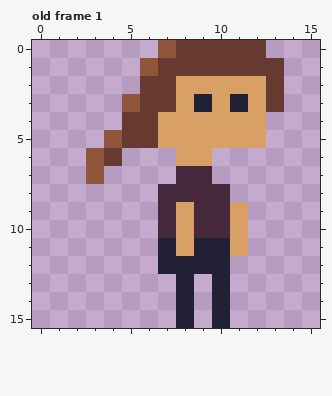
Edited in one commit: pixel-art file (assets/woman.aseprite). The picture above was drawn from the file before the commit.
16x16 pixels, 1 frame. Shown: old frame 1. The commit also changed other frames, which this record leaves out.
Now the later version:
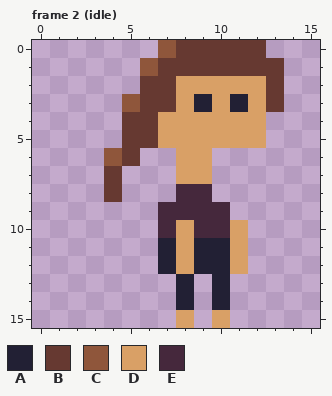
Palette (. is transparent): A #222034  B #663931  C #8f563b  D #d9a066  E #45283c
A new or re-ordered frame is compared with the old frame closest to it.
Message: Added a simple idle animation for the woman.
What changed:
frames 1 -> 3
Frame 2 (idle) is new; against old frame 1:
There is now colour B in row 6 at x 5; in rows 7 to 8 at x 4.
The edit turns colour B into colour C in row 6 at x 4.
There is now colour D in row 12 at x 11.
The edit turns colour A into colour D in row 12 at x 8; in row 15 at x 8 and 10.
The edit turns colour E into colour D in row 7 at x 8 to 9.
The edit turns colour D into colour E in row 9 at x 8.
The edit erases colour C in row 5 at x 4; in rows 6 to 7 at x 3.
The edit erases colour D in row 9 at x 11.
The edit erases colour E in row 8 at x 7 and 10.
